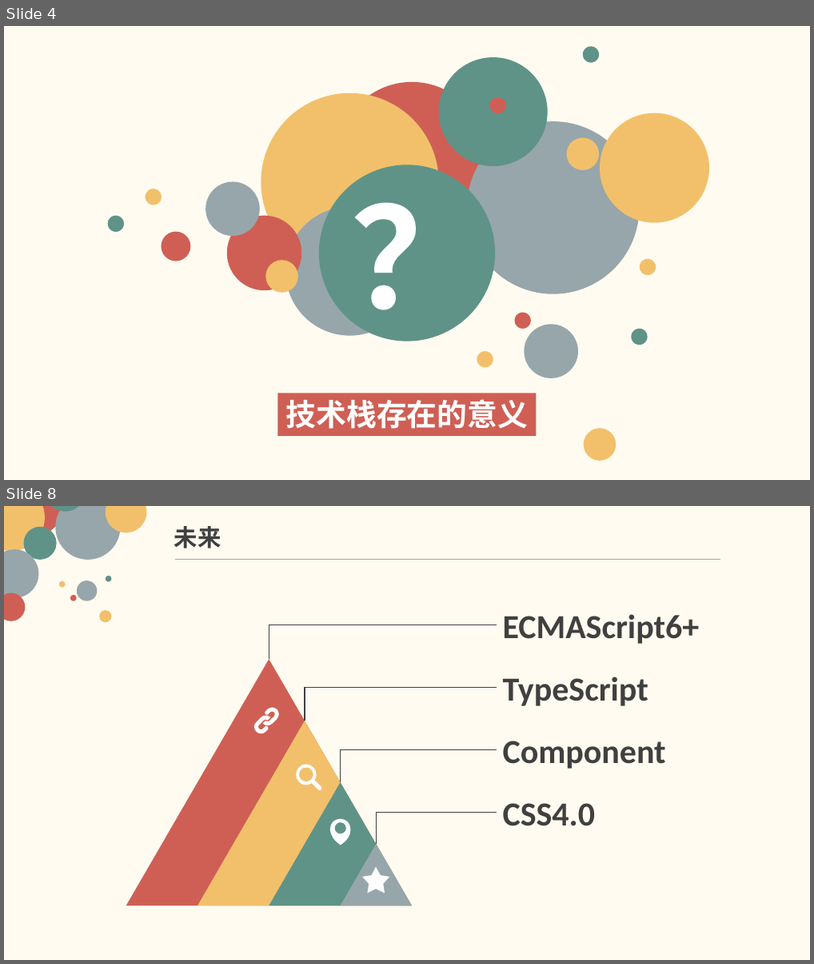
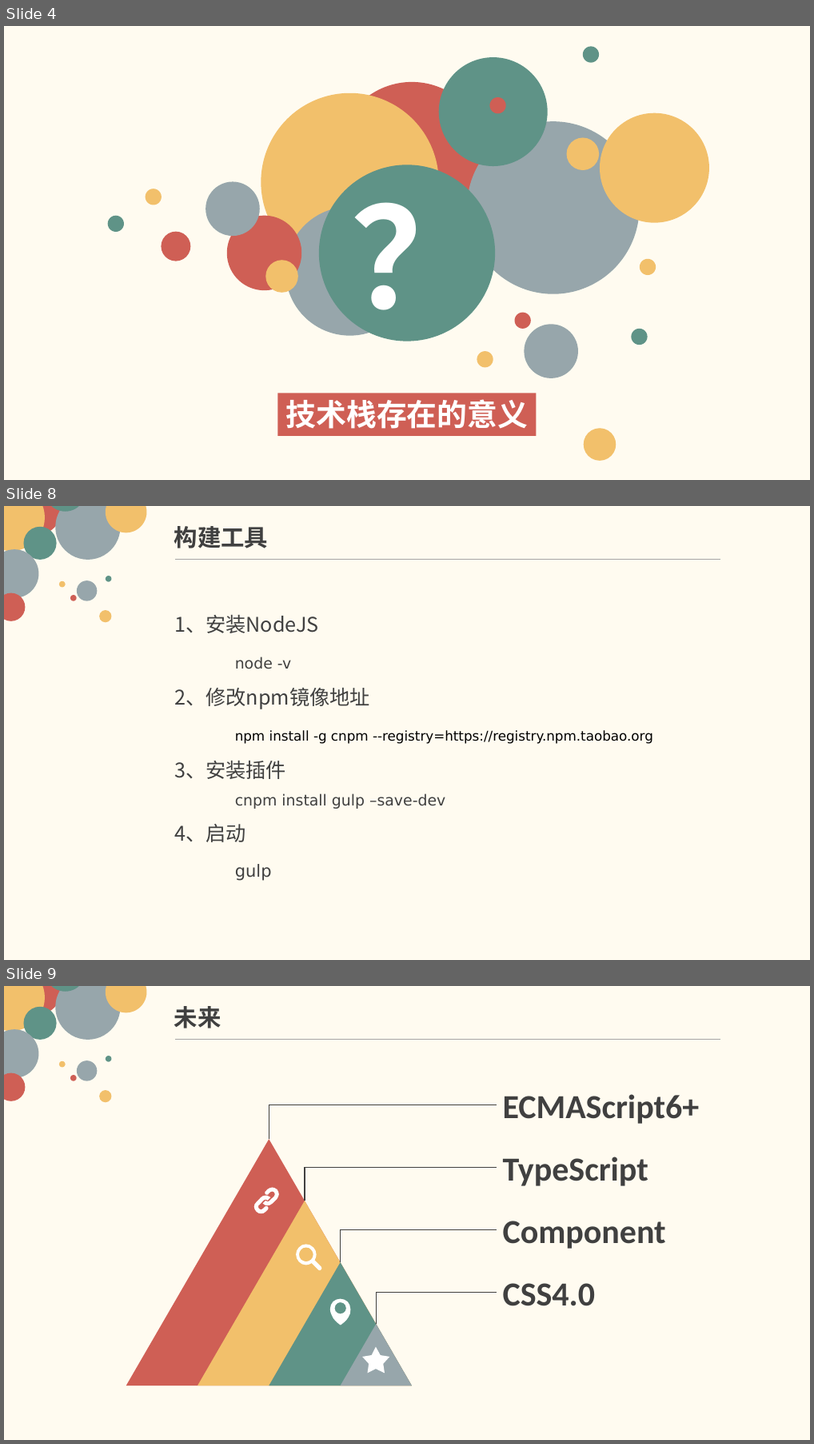
Before and after one commit to 007sair/007sair.github.io, a slide deck: demo/PPT/lc.pptx. Shown one above the other, each under a label of ours: slides 4 and 8 before the commit, slides 4, 8 and 9 after it; the slides between them are not shown. The pictures are 814x964 and 814x1444 pixels, drawn with LibreOffice and Linux fonts; fonts in the diff are those of the drawing. Boxes give left, top, right and bottom in pixels: in the first picture for what was removed or moved away, otherwise in the second. Text is boxed around its words. In the diff, an @@ line names an element or a change of style, - is before the commit and + after.

```diff
--- a/demo/PPT/lc.pptx
+++ b/demo/PPT/lc.pptx
@@ slide 8 added at box(4, 506, 810, 960), background #FFFBF0 @@
@@ group added at box(4, 506, 146, 622): 13 ellipses @@
@@ text added at box(174, 526, 268, 548), 28 pt, text #404040, bold @@
+构建工具
@@ line added from (176, 560) to (721, 560), #A6A6A6 0.5 pt @@
@@ text added at box(174, 615, 654, 880), 16 pt, text #404040 @@
+1、安装NodeJS
+node -v
+2、修改npm镜像地址
+npm install -g cnpm --registry=https://registry.npm.taobao.org
+3、安装插件
+cnpm install gulp –save-dev
+4、启动
+gulp
@@ what was slide 8 is now slide 9 @@
```
Also in this commit, not shown: 5 slides changed.
